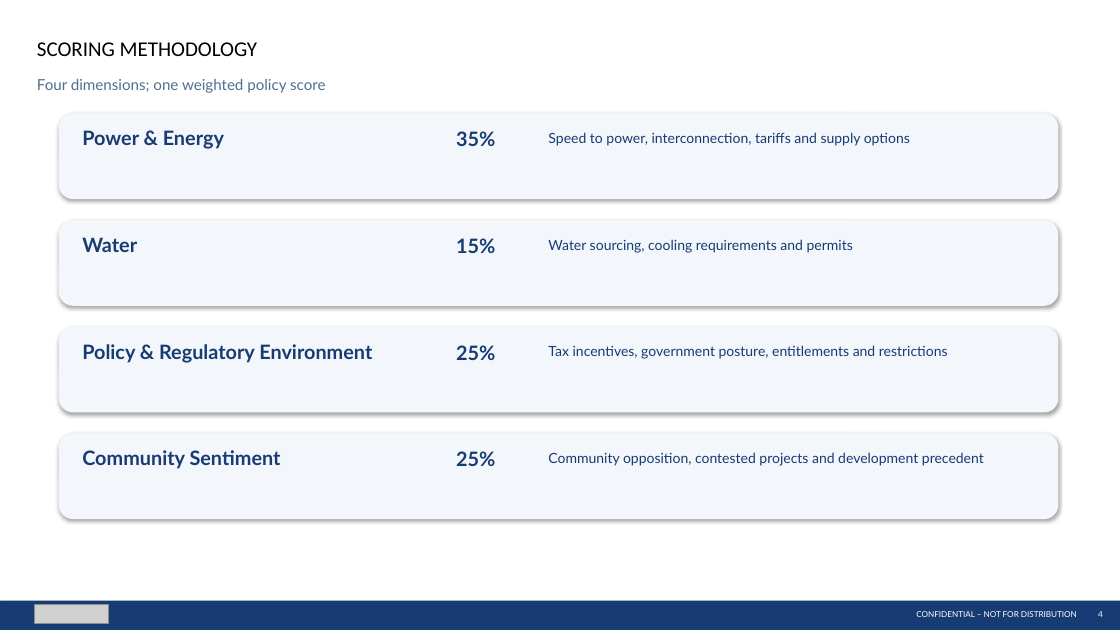
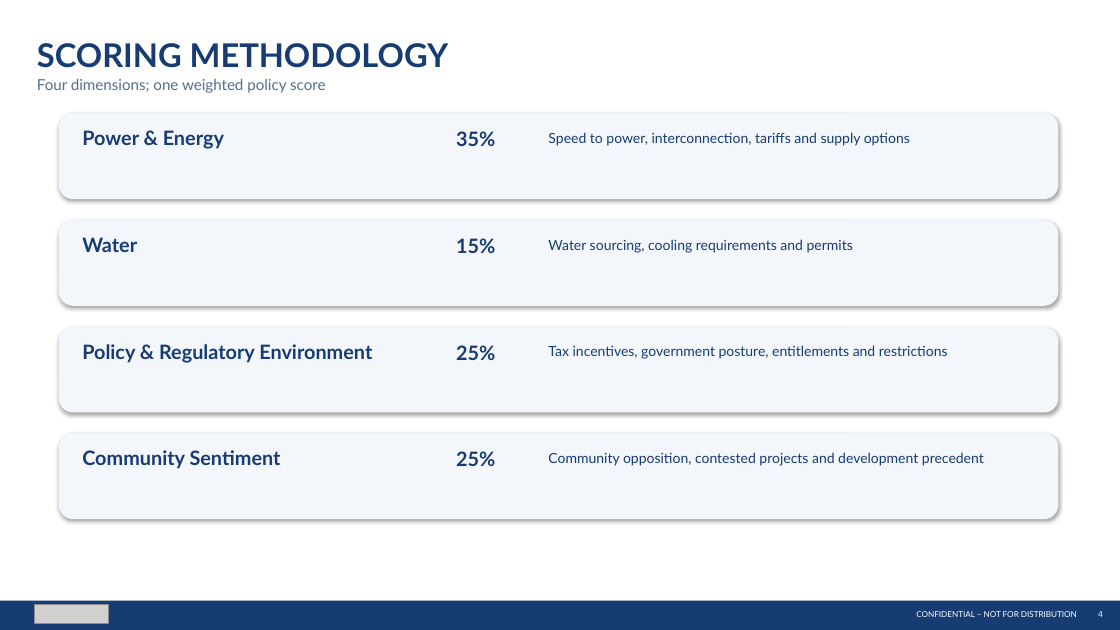
Before and after one commit to jaychittooran-spec/datacenter-map, a slide deck: slide 4 of STACK_Policy_Intelligence_Updated.pptx. Drawn at 1120x630 pixels with LibreOffice and Linux fonts; fonts in the diff are those of the drawing; grey boxes stand for pictures. Boxes give left, top, right and bottom in pixels: in the first picture for what was removed or moved away, otherwise in the second. Text is boxed around its words. In the diff, an @@ line names an element or a change of style, - is before the commit and + after.

```diff
--- a/STACK_Policy_Intelligence_Updated.pptx
+++ b/STACK_Policy_Intelligence_Updated.pptx
@@ text "SCORING METHODOLOGY" at [37,43,449,68]: size 18 to 28 pt, font Calibri to Lato, text colour #000000 to #173B73, bold on @@
```
Also in this commit, not shown: 1 other slide changed.
